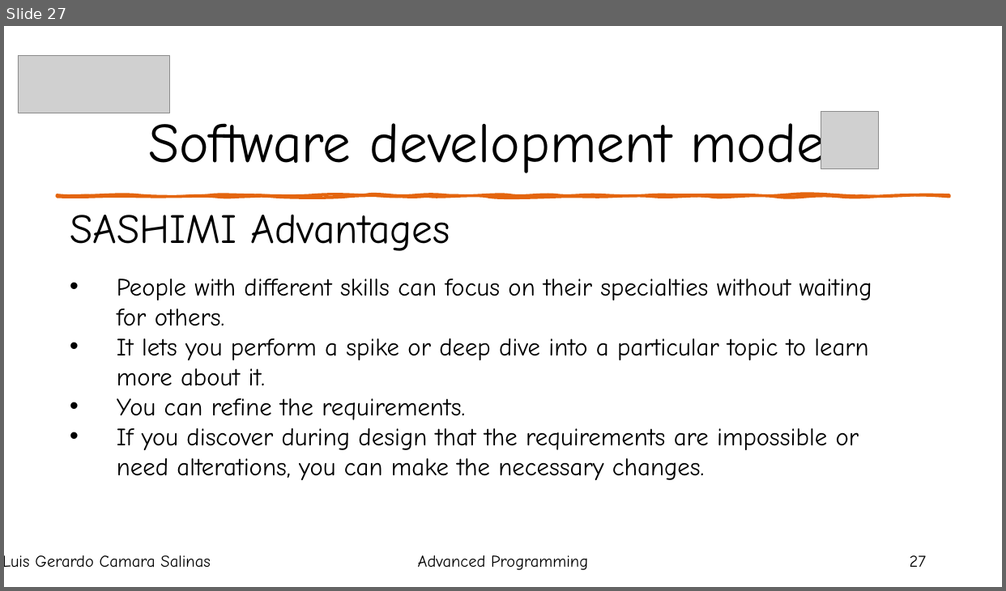
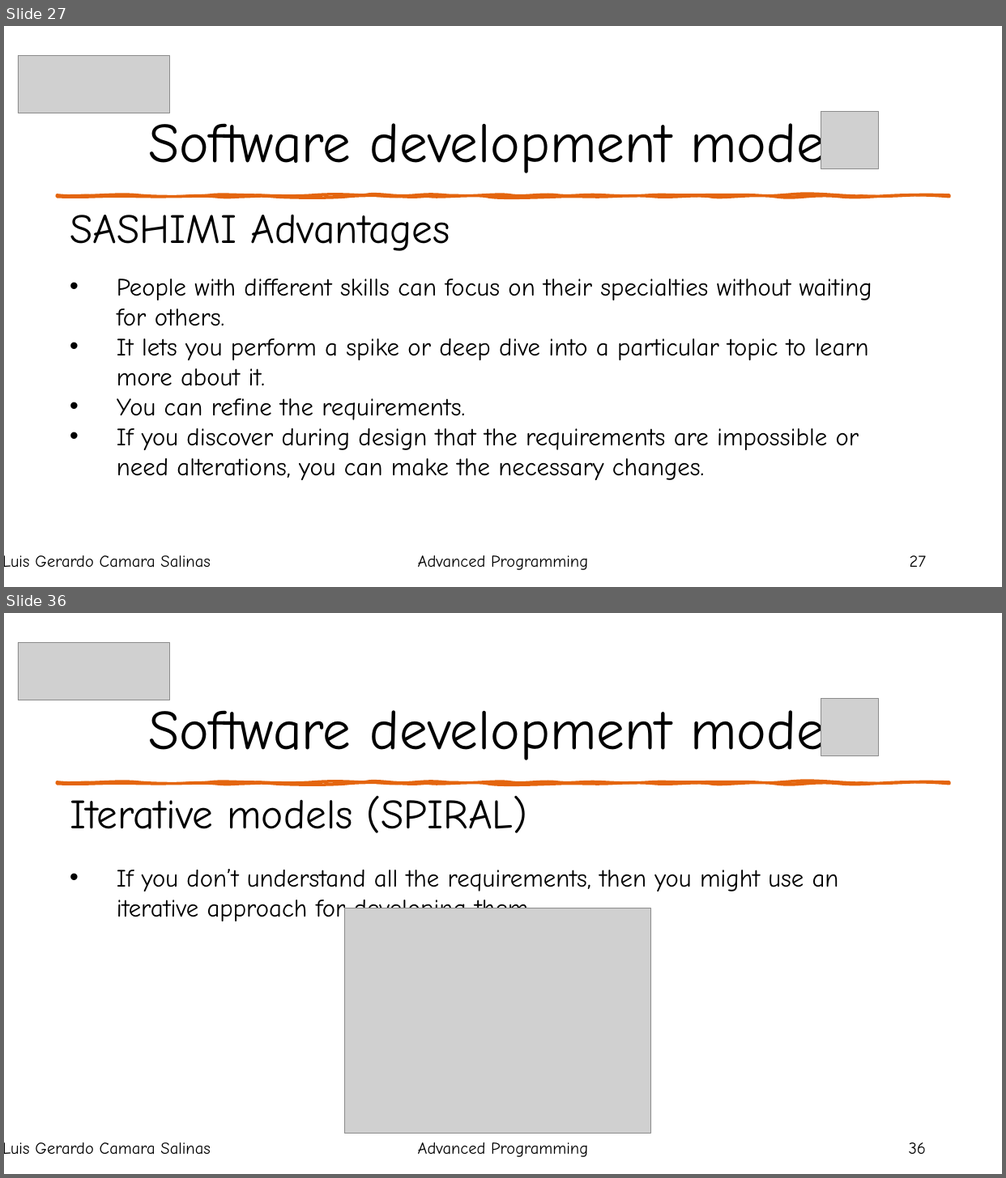
Before and after one commit to LuisGerar321/AdvancedProgramming, a slide deck: Unit1/Course.pptx. Shown one above the other, each under a label of ours: slide 27 before the commit, slides 27 and 36 after it; the slides between them are not shown. The pictures are 1006x591 and 1006x1178 pixels, drawn with LibreOffice and Linux fonts; fonts in the diff are those of the drawing; grey boxes stand for pictures. Boxes give left, top, right and bottom in pixels: in the first picture for what was removed or moved away, otherwise in the second. Text is boxed around its words. In the diff, an @@ line names an element or a change of style, - is before the commit and + after.

```diff
--- a/Unit1/Course.pptx
+++ b/Unit1/Course.pptx
@@ slide 36 added at box(4, 613, 1002, 1174), background #FFFFFF; not listed: 1 template element that a slide beside it also shows @@
@@ picture added at box(19, 643, 170, 700) @@
@@ title added at box(148, 701, 860, 760), 54 pt, text #000000 @@
+Software development models
@@ picture added at box(821, 699, 879, 756) @@
@@ text added at box(70, 796, 528, 833), 40 pt, text #000000 @@
+Iterative models (SPIRAL)
@@ text added at box(117, 869, 839, 926), 24 pt, text #000000 @@
+• If you don’t understand all the requirements, then you might use an iterative approach for developing them.
@@ picture added at box(345, 909, 651, 1133) @@
@@ text added at box(4, 1143, 210, 1155), 16 pt, text #000000 @@
+Luis Gerardo Camara Salinas
@@ text added at box(418, 1143, 588, 1157), 16 pt, text #000000 @@
+Advanced Programming
@@ page number added at box(909, 1143, 926, 1154), 16 pt, text #000000 @@
+36
```
Also in this commit, not shown: 15 other slides added, 1 slide removed, 7 other files.
